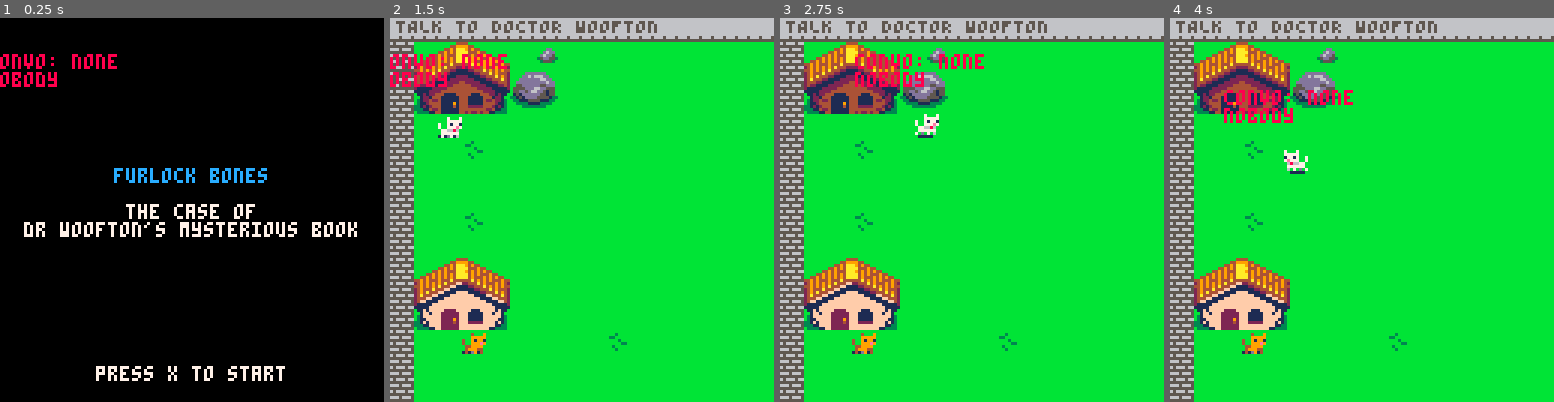
Above: before the commit, frames 1-4 (left to right).
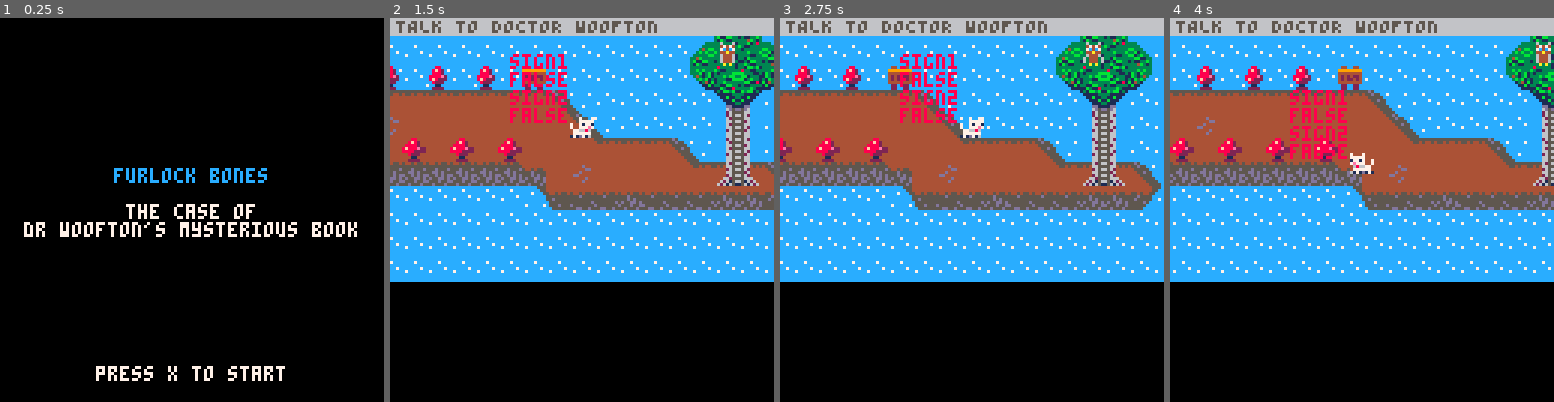
Above: after the commit, the same moments.

Repository: Mackeriah/FurlockBones-game
Game: PICO-8 cartridge furlock bones.p8
Two runs of this game, one before a commit and one after it. Both use one fixed random seed, a clock stepped at 60 frames per second and the inputs below.
Inputs:
- Up to frame 1 (0.25 s): no input
- Up to frame 2 (1.5 s): tap X (X key) at 0.33, 1.07 s; tap O (Z key) at 0.7 s
- Up to frame 3 (2.75 s): hold Right 1.6-2.1 s; tap O (Z key) at 1.7, 2.1, 2.5 s; tap X (X key) at 1.85 s; hold Up 2.15-2.42 s; hold Right from 2.47 s (still down)
- Up to frame 4 (4 s): tap O (Z key) at 2.9, 3.3, 3.7 s; tap X (X key) at 2.97 s; release Right at 3.03 s; hold Left 3.08-3.58 s; hold Down 3.63-3.97 s

The runs differ from the first frame. In frame 1, 0.8% of the frame differs, in the area x 0-31%, y 9-18%; in frame 2, 94%; in frame 3, 94%; in frame 4, 94%, in the area x 0-100%, y 4-100%.

Commit message:
trying to get sign collision working properly

Diff:
--- a/furlock bones.p8
+++ b/furlock bones.p8
@@ -24,7 +24,8 @@
 	create_player()
 	create_woofton()
 	create_owl()
-	create_signs()
+	create_sign1()
+	create_sign2()
 	init_conversation()
 	init_wordgame()
 	poke(0x5f5c, 255) -- this means a held button (btnp) only registers once
@@ -56,6 +57,7 @@
 			move_woofton()
 			check_character_collision()
 			doMapStuff()
+			newsigncollision()
 		end
 	else -- if on menu then start game
 		if (btnp(❎)) then activeGame = true end
@@ -66,8 +68,11 @@
 	cls()
 	if activeGame == false then draw_menu() else draw_game() end
 	-- player.x-20,player.y-20,8
-	print("convo: "..conversation_state,player.x-20,player.y-20,8)
-	print(conversation.character)
+	--print("convo: "..conversation_state,player.x-20,player.y-20,8)
+	print("sign1",player.x-20,player.y-20,8)
+	print(sign1.touch)
+	print("sign2")
+	print(sign2.touch)
 	--print(conversation.active)
 	--print("question: "..wordgame.selectedQuestion)
 end
@@ -559,7 +564,7 @@
 --player functions
 function create_player()
 	player={}  --create empty table -- this means we're creating the player as an object!
-	player.x = 16 -- 16 = house, 432 = owl (map location x8 for exact pixel location)
+	player.x = 432 -- 16 = house, 432 = owl (map location x8 for exact pixel location)
 	player.y = 32
 	player.direction = 1
 	player.velocity_x = 0
@@ -761,23 +766,6 @@
 	if flag == 1 then
 		return flag == 1 -- I'm using the first flag (1) for solid objects
 	end
-end
-
-function sign_collision(playerx,playery,charx,chary)
-	if charx +10 > playerx and charx < playerx +10 and chary +10 > playery and chary < playery +10 then
-  		if conversation_state == "none" then
-			conversation_state = "sign"
-			readingSign = true
-			conversation.character = "sign"
-		end
-	else
-		if conversation.character == "sign" then -- if player walks away instead of starting conversation
-			conversation_state = "none"
-			readingSign = false
-			conversation.character = "nobody"
-			conversation.active = false
-		end
- 	end
 end
 
 
@@ -884,15 +872,21 @@
 	end
 end
 
-function create_signs()
+function create_sign1()
 	sign1={}
 	sign1.x = 308
 	sign1.y = 16
 	sign1.sprite = 20
+	sign1.touch = false
+	readingSign = false
+end
+
+function create_sign2()
 	sign2={}
 	sign2.x = 416
 	sign2.y = 16
 	sign2.sprite = 19
+	sign2.touch = false
 	readingSign = false
 end
 
@@ -900,14 +894,18 @@
 	--check if next to Wise Old Owl
 	if (owl_collision(player.x,player.y,owl.x,owl.y)) == true then
 	end
-
-	-- check if next to a sign
-	if player.x > 400 then
-		if (sign_collision(player.x,player.y,sign2.x,sign2.y)) == true then
-		end
+end
+
+function newsigncollision()
+	if sign1.x +10 > player.x and sign1.x < player.x +10 and sign1.y +10 > player.y and sign1.y < player.y +10 then
+		sign1.touch = true
 	else
-		if (sign_collision(player.x,player.y,sign1.x,sign1.y)) == true then
-		end
+		sign1.touch = false
+	end
+	if sign2.x +10 > player.x and sign2.x < player.x +10 and sign2.y +10 > player.y and sign2.y < player.y +10 then
+		sign2.touch = true
+	else
+		sign2.touch = false
 	end
 end
 
